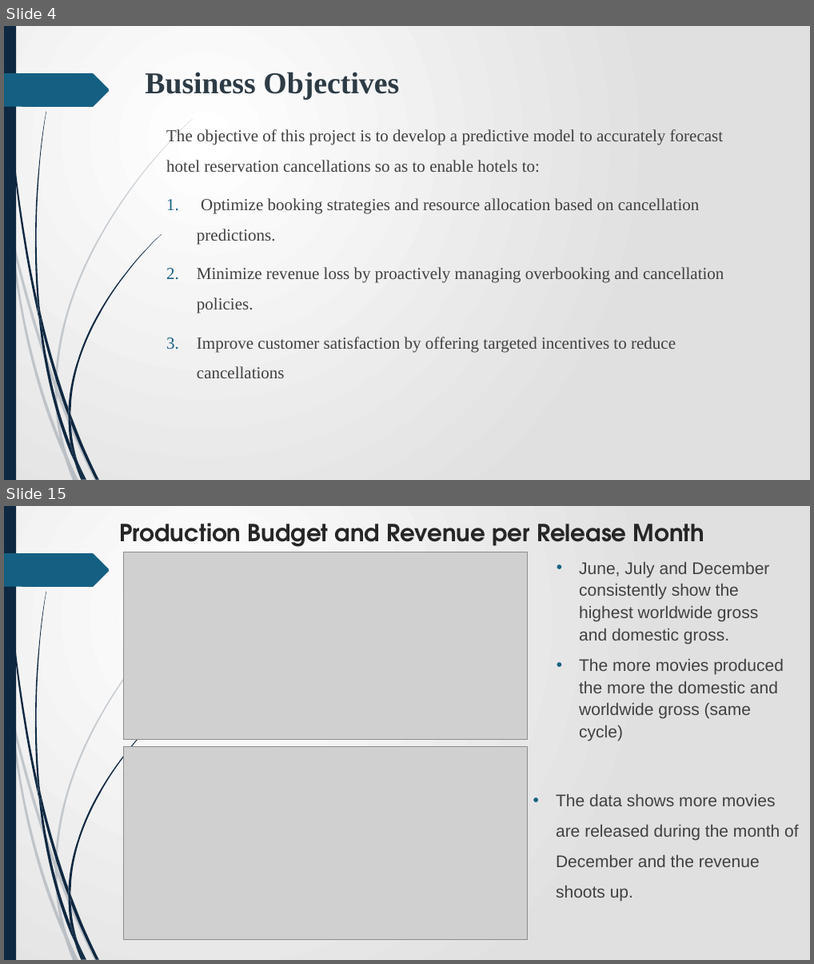
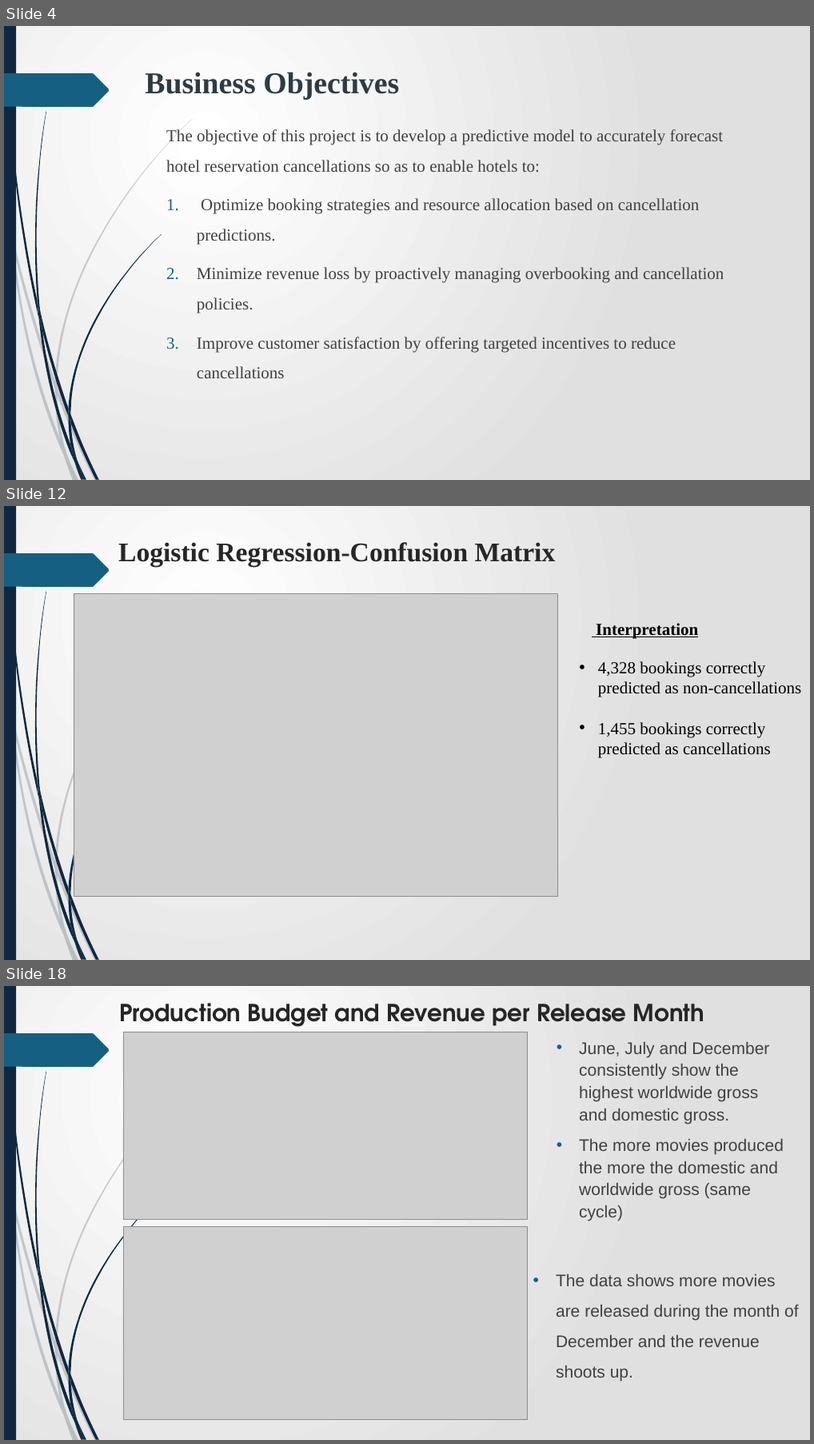
Before and after one commit to James-tech4/JAMES-PHASE-3-DSPT-8-PROJECT, a slide deck: Presentation.pptx. Shown one above the other, each under a label of ours: slides 4 and 15 before the commit, slides 4, 12 and 18 after it; the slides between them are not shown. The pictures are 814x964 and 814x1444 pixels, drawn with LibreOffice and Linux fonts; fonts in the diff are those of the drawing; grey boxes stand for pictures. Boxes give left, top, right and bottom in pixels: in the first picture for what was removed or moved away, otherwise in the second. Text is boxed around its words. In the diff, an @@ line names an element or a change of style, - is before the commit and + after.

```diff
--- a/Presentation.pptx
+++ b/Presentation.pptx
@@ slide 12 added at bbox=[4, 506, 810, 960], background gradient #FFFFFF to #E1E1E1; not listed: 24 template elements that a slide beside it also shows @@
@@ title added at bbox=[118, 542, 556, 567], 32 pt, text #262626, bold @@
+Logistic Regression-Confusion Matrix
@@ picture added at bbox=[74, 594, 558, 896] @@
@@ text added at bbox=[596, 623, 802, 758], 20 pt, text #000000 @@
+Interpretation
+• 4,328 bookings correctly predicted as non-cancellations
+• 1,455 bookings correctly predicted as cancellations
@@ what was slide 15 is now slide 18 @@
```
Also in this commit, not shown: 8 slides changed, 5 other slides added, 3 slides removed, 2 other files.
